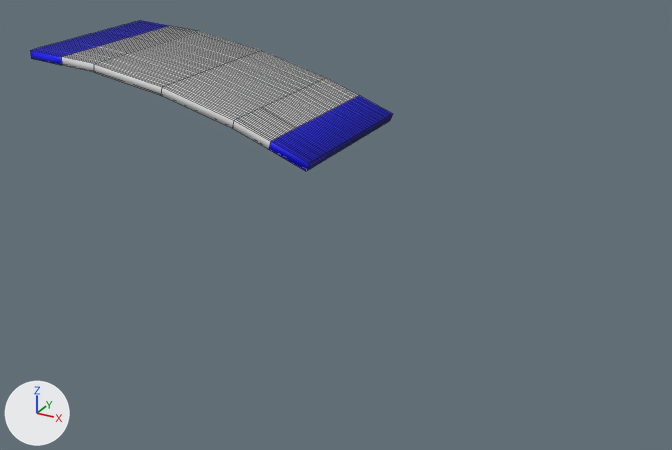
What one commit did to the FBX model Assets/Meshes/Notes/LongNote/LongNote01.fbx.
Rendered twice from a 50 mm camera at (0.841, -0.882, 1.243) aimed at (0.362, -0.011, 0.807). Lighting does not change. The marker at lower left points along +X, +Y and +Z. Mesh edges are drawn as thin lines.

The first picture shows 'LongNote01'.
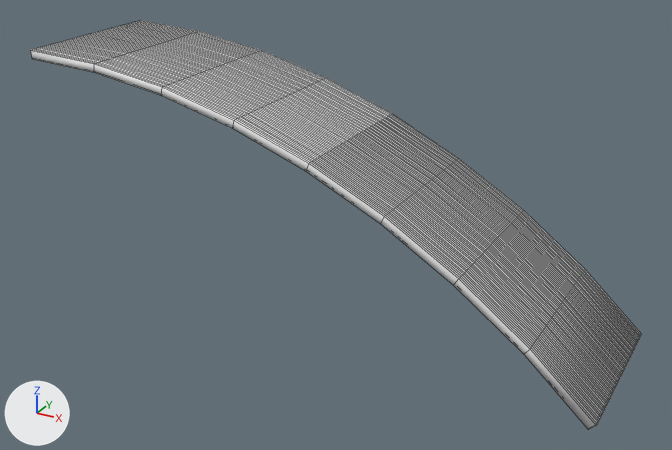
Pixel boxes [x1, y1, x2, y2] of what changed, in the pictures (672 x 450 px):
'LongNote01', reshaped (69% wider, 172% taller): before [30, 21, 392, 171]; after [30, 21, 641, 430]
part 1 of me_cylinder_036, added: after [306, 114, 641, 430]
part 2 of me_cylinder_036, deleted: before [30, 21, 199, 72]
part 3 of me_cylinder_036, deleted: before [232, 78, 392, 171]

What the commit changed:
Material 'Mat_tmp0' (mat_mat_tmp0) is new.
Its base color is (0.8, 0.8, 0.8) (white #e7e7e7).
me_cylinder_036 is used by ob_longnote01; location (0.0, 0.0, 0.0).
me_cylinder_036 had 896 vertices, 894 faces and spanned x 0.0..0.379, y -0.1..0.1, z 0.905..0.99.
me_cylinder_036 no longer uses material mat_mat_longnote (white #e7e7e7).
me_cylinder_036 no longer uses material mat_mat_longnoteedge (blue #0000ff).
me_cylinder_036 now has 1152 vertices, 1150 faces and spans x 0.0..0.7, y -0.1..0.1, z 0.693..0.99.
me_cylinder_036 part 1: 512 vertices added at x 0.462..0.7, y -0.1..0.1, z 0.693..0.873.
me_cylinder_036 part 2: 128 vertices removed from x 0.048..0.049, y -0.1..0.1, z 0.978..0.988.
me_cylinder_036 part 3: 128 vertices removed from x 0.33..0.333, y -0.1..0.1, z 0.922..0.931.
me_cylinder_036 now uses material mat_mat_tmp0 (white #e7e7e7).
